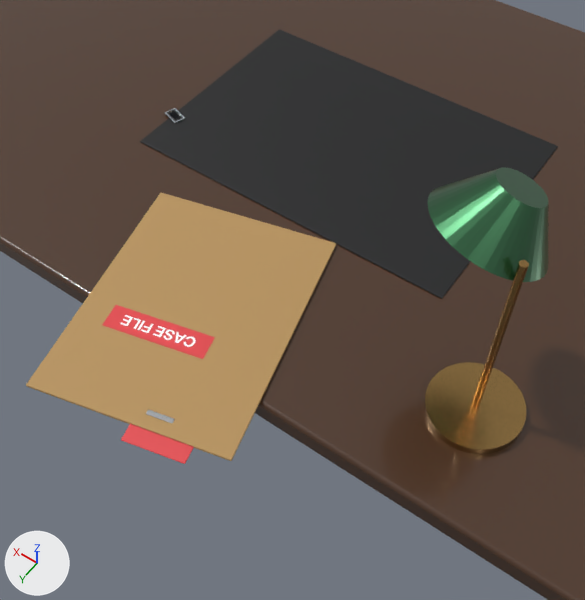
Renders of the Blender file nvidia-blender/blender/alice_s2_desk.blend from each side of a commit.
Both versions are drawn from a camera (50 mm lens) standing at (-88.8, 145.0, 142.3) and looking at (-27.7, 59.5, 7.9). Arrows for +X, +Y and +Z are at lower left; the lights stay in place. The picture after the commit comes second.

In view in the first picture: 'Blotter', 'Cone', 'CoverStamp', 'Cylinder', 'Cylinder.001', 'Desk', 'DeskGPU', 'FolderCover', 'FolderTab' and 2 more.
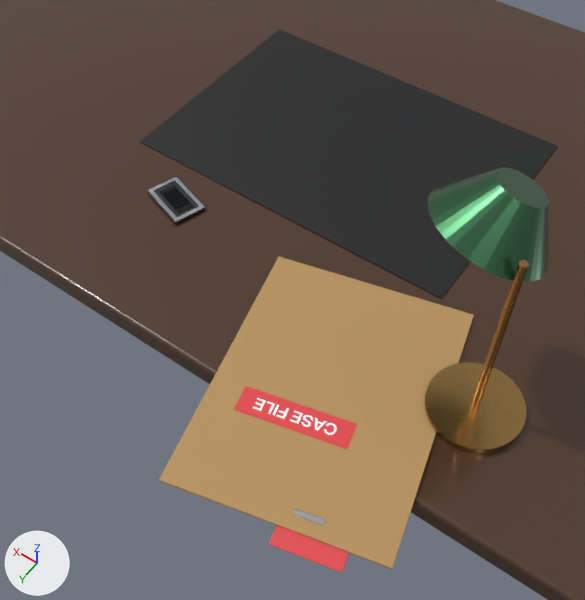
Commit message: Alice Short: scene 2 stills (GCP GPU)

ob_folderrig is not drawn itself; it is the parent of ob_folderback, ob_foldertab, ob_profilecard, ob_clip, ob_coverhinge.

Edits to the bpy script that builds the scene:
```text
Change ob_deskgpu:
    ob_deskgpu.location: (38.0, 22.0, 0.6) -> (17.0, 46.0, 0.6)
    ob_deskgpu.scale: (0.5, 0.5, 0.5) -> (1.25, 1.25, 1.25)
Change ob_folderrig:
    ob_folderrig.location: (-8.0, 70.0, 0.3) -> (-44.0, 70.0, 0.3)
```

What differs and where, as boxes (x1, y1, x2, y2) in the pictures (585 x 600 px):
'FolderCover', moved
    before: (26, 193, 336, 460)
    after: (159, 257, 474, 568)
'CoverStamp', moved
    before: (103, 305, 215, 359)
    after: (234, 386, 357, 449)
'FolderTab', moved
    before: (121, 424, 194, 464)
    after: (269, 525, 349, 573)
'DeskGPU', moved, rescaled (161% wider, 206% taller)
    before: (164, 108, 186, 123)
    after: (147, 176, 206, 224)
'Clip', moved
    before: (146, 409, 175, 424)
    after: (293, 509, 325, 525)
'FolderBack', moved
    before: (27, 245, 336, 461)
    after: (159, 338, 467, 569)
